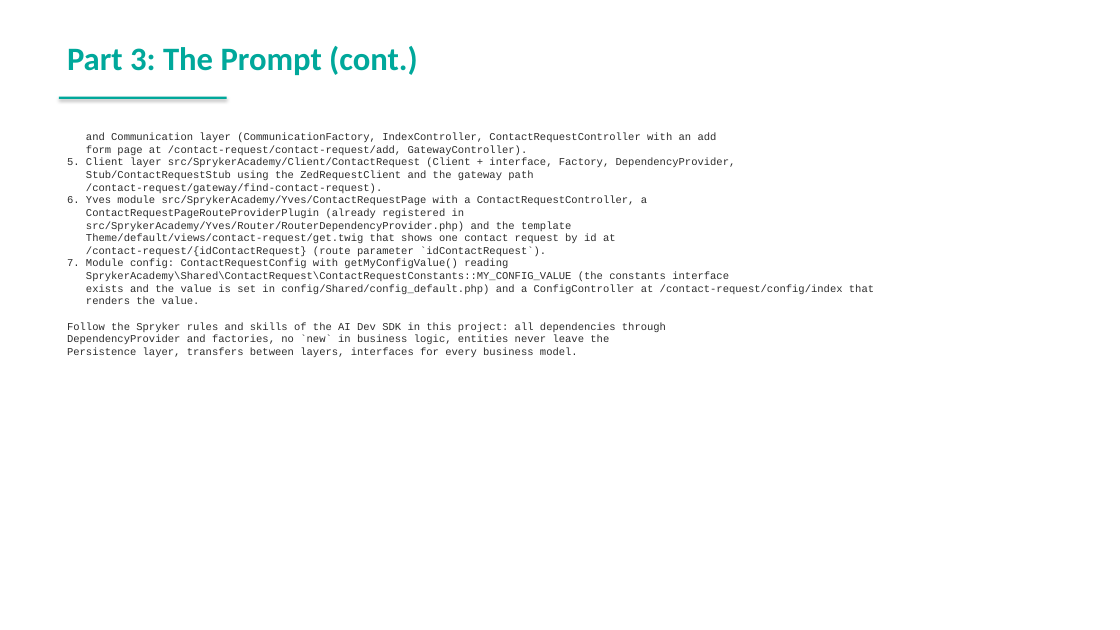
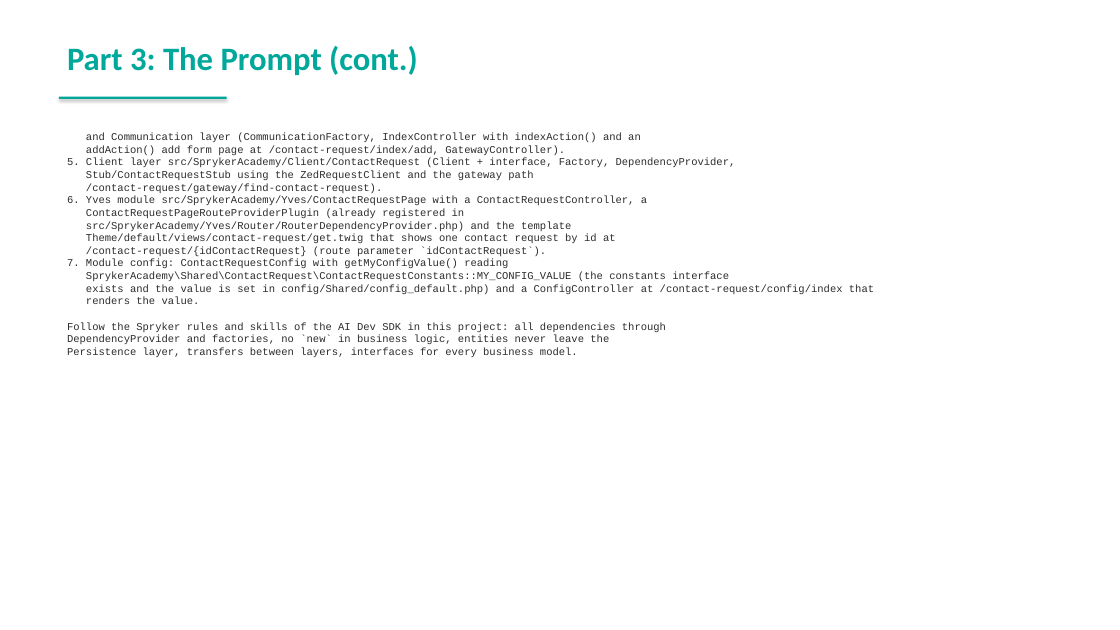
Before and after one commit to spryker-academy/instructor-exercises, a slide deck: slide 164 of guides-pptx/spryker-academy-fundamental.pptx. Drawn at 1120x630 pixels with LibreOffice and Linux fonts; fonts in the diff are those of the drawing. Boxes give left, top, right and bottom in pixels: in the first picture for what was removed or moved away, otherwise in the second. Text is boxed around its words. In the diff, an @@ line names an element or a change of style, - is before the commit and + after.

```diff
--- a/guides-pptx/spryker-academy-fundamental.pptx
+++ b/guides-pptx/spryker-academy-fundamental.pptx
@@ text at box(86, 133, 641, 155): text changed @@
-and Communication layer (CommunicationFactory, IndexController, ContactRequestController with an add
-form page at /contact-request/contact-request/add, GatewayController).
+and Communication layer (CommunicationFactory, IndexController with indexAction() and an
+addAction() add form page at /contact-request/index/add, GatewayController).
```
Also in this commit, not shown: 3 other slides changed, 4 other files.
